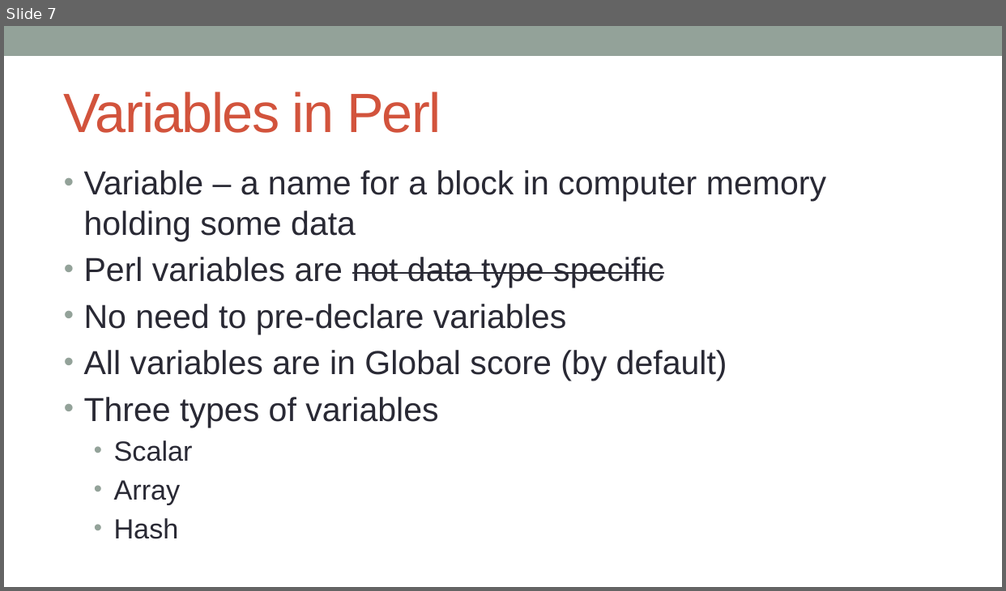
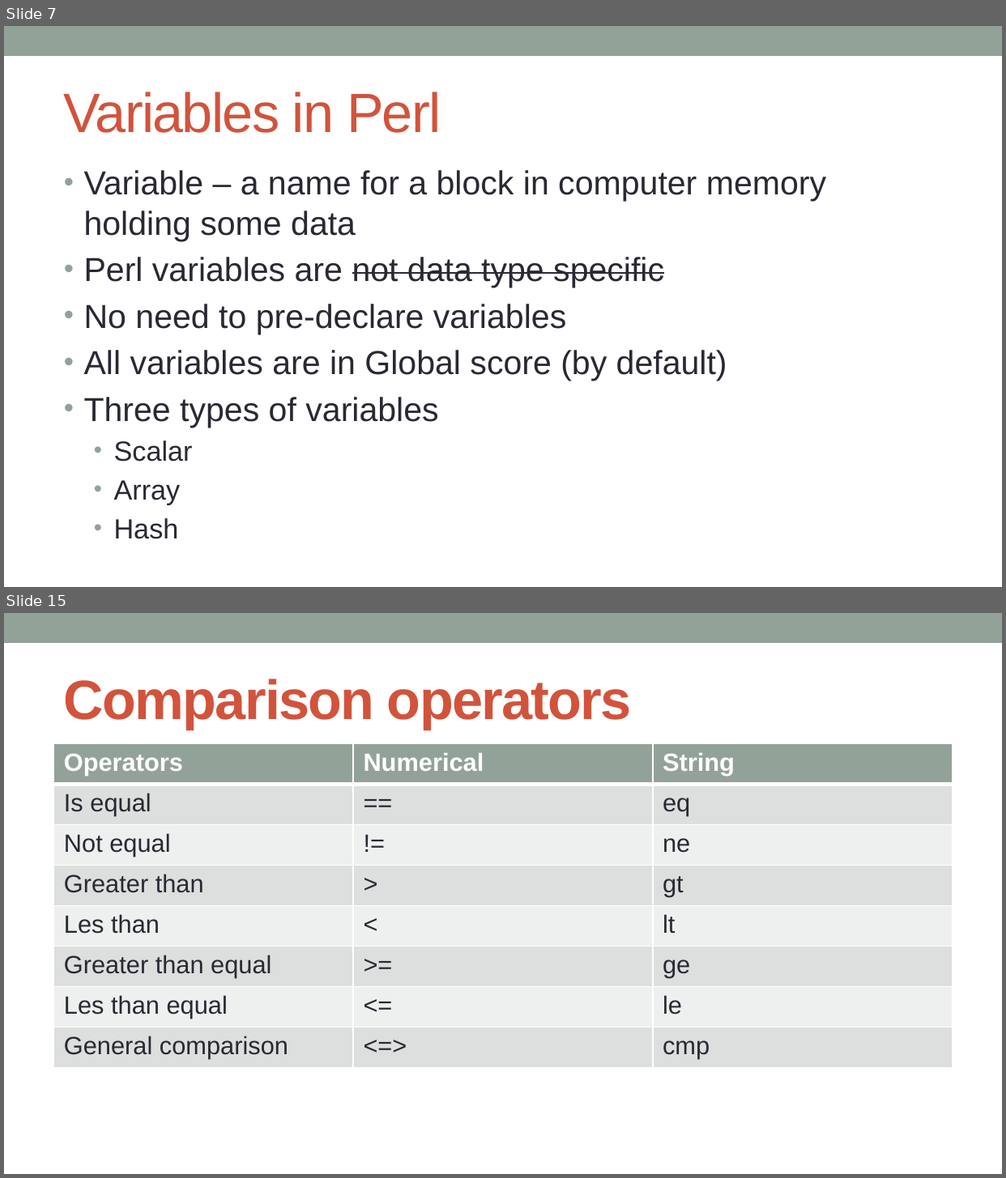
Before and after one commit to kanhu-pcr-code/bioinfo-PERL-course, a slide deck: PPTs/Variables and operators.pptx. Shown one above the other, each under a label of ours: slide 7 before the commit, slides 7 and 15 after it; the slides between them are not shown. The pictures are 1006x591 and 1006x1178 pixels, drawn with LibreOffice and Linux fonts; fonts in the diff are those of the drawing. Boxes give left, top, right and bottom in pixels: in the first picture for what was removed or moved away, otherwise in the second. Text is boxed around its words. In the diff, an @@ line names an element or a change of style, - is before the commit and + after.

```diff
--- a/PPTs/Variables and operators.pptx
+++ b/PPTs/Variables and operators.pptx
@@ slide 15 added at (4,613,1002,1174), background #FFFFFF; not listed: 1 template element that a slide beside it also shows @@
@@ title added at (64,679,632,729), 40 pt, text #D2533C, bold @@
+Comparison operators
@@ table added at (54,743,952,1067), 8 rows, 3 columns @@
+Operators | Numerical | String
+Is equal | == | eq
+Not equal | != | ne
+Greater than | > | gt
+Les than | < | lt
+Greater than equal | >= | ge
+Les than equal | <= | le
+General comparison | <=> | cmp
```
Also in this commit, not shown: 2 slides changed, 10 other slides added, 2 slides removed, 2 other files.
